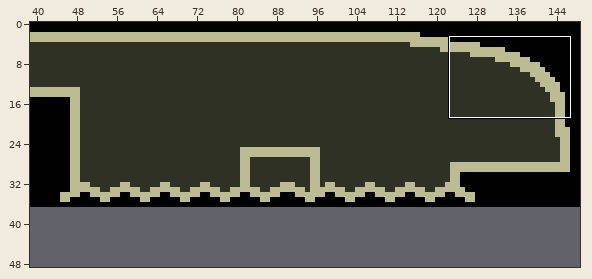
Tiled map (JSON): assets/tiled/rooms/outlands_e.json. The picture above shows the old version from afar; the outline marks the close-up.
Close-up. Earlier state:
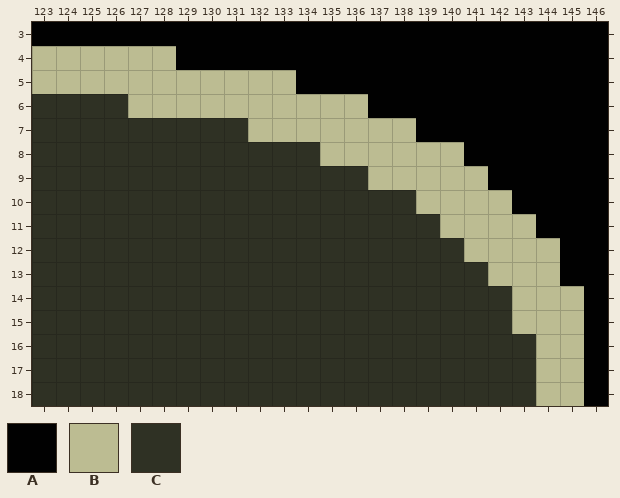
Cells are 12x12 px. Shown: x 123..146, y 3..18. The commit also changed other parts of the map, which this record leaves out. The old version is drawn lined up with the new one.
Key: from "world-map12": A 28, B 112, C 421.
_ is an empty cell.
Layer "world-map" before, first column x 123:
 3 AAAAAAAAAAAAAAAAAAAAAAAA
 4 BBBBBBAAAAAAAAAAAAAAAAAA
 5 BBBBBBBBBBBAAAAAAAAAAAAA
 6 CCCCBBBBBBBBBBAAAAAAAAAA
 7 CCCCCCCCCBBBBBBBAAAAAAAA
 8 CCCCCCCCCCCCBBBBBBAAAAAA
 9 CCCCCCCCCCCCCCBBBBBAAAAA
10 CCCCCCCCCCCCCCCCBBBBAAAA
11 CCCCCCCCCCCCCCCCCBBBBAAA
12 CCCCCCCCCCCCCCCCCCBBBBAA
13 CCCCCCCCCCCCCCCCCCCBBBAA
14 CCCCCCCCCCCCCCCCCCCCBBBA
15 CCCCCCCCCCCCCCCCCCCCBBBA
16 CCCCCCCCCCCCCCCCCCCCCBBA
17 CCCCCCCCCCCCCCCCCCCCCBBA
18 CCCCCCCCCCCCCCCCCCCCCBBA
The same view after the edit:
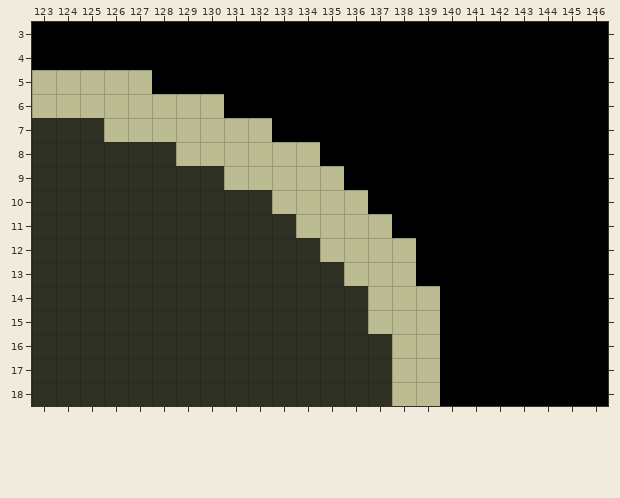
The exact change:
map size 111x37 -> 149x49 cells (old content now starts at 38,0; both pictures use the new coordinates)
Layer "world-map":
y 4: x 123..128 BBBBBB -> AAAAAA
y 5: x 128..133 BBBBBB -> AAAAAA
y 6: x 123..126 CCCC -> BBBB; x 131..136 BBBBBB -> AAAAAA
y 7: x 126..131 CCCCCC -> BBBBBB; x 133..138 BBBBBB -> AAAAAA
y 8: x 129..140 CCCCCCBBBBBB -> BBBBBBAAAAAA
y 9: x 131..141 CCCCCCBBBBB -> BBBBBAAAAAA
y 10: x 133..142 CCCCCCBBBB -> BBBBAAAAAA
y 11: x 134..143 CCCCCCBBBB -> BBBBAAAAAA
y 12: x 135..144 CCCCCCBBBB -> BBBBAAAAAA
y 13: x 136..144 CCCCCCBBB -> BBBAAAAAA
y 14..15: x 137..145 CCCCCCBBB -> BBBAAAAAA
y 16..18: x 138..145 CCCCCCBB -> BBAAAAAA
Where, in picture pixels (left, top, right, bottom), the same in both close-ups:
changed: (32, 46, 584, 406)
